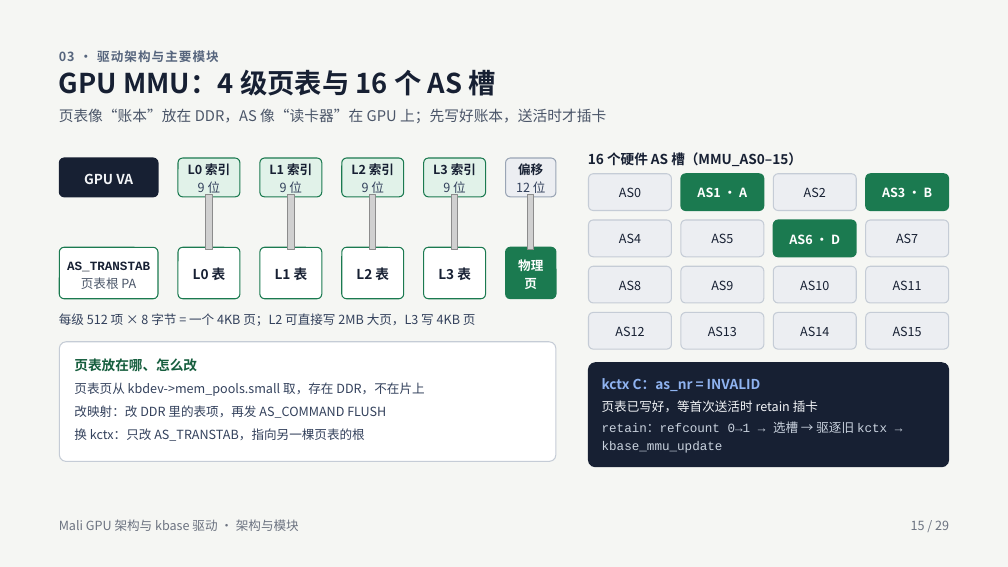
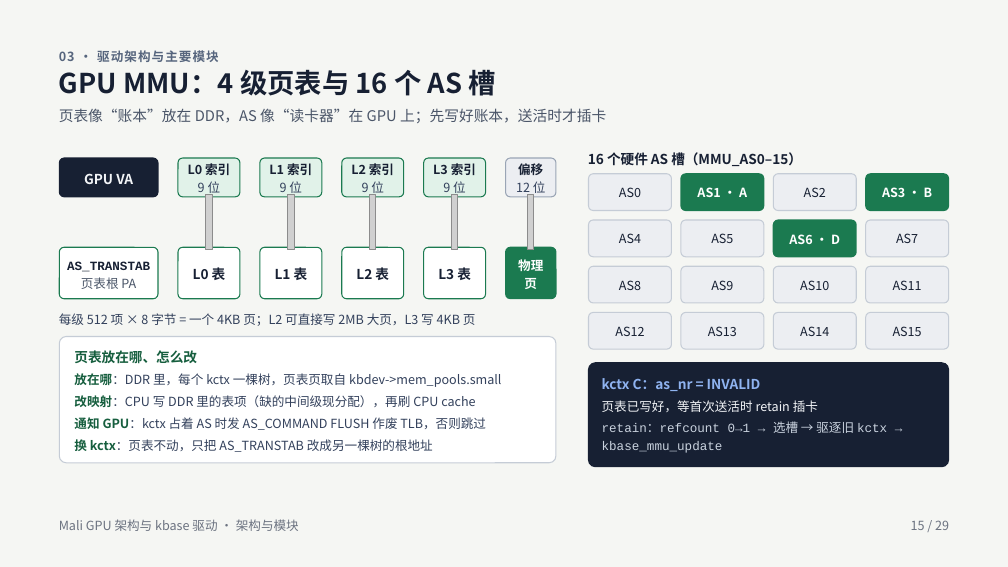
Before and after one commit to firstbird/gpu_graph, a slide deck: slide 15 of Mali GPU 架构与 kbase 驱动原理.pptx. Drawn at 1008x567 pixels with LibreOffice and Linux fonts; fonts in the diff are those of the drawing; grey boxes stand for pictures; background and template pictures are left out. Boxes give left, top, right and bottom in pixels: in the first picture for what was removed or moved away, otherwise in the second. Text is boxed around its words. In the diff, an @@ line names an element or a change of style, - is before the commit and + after.

Commit message:
ppt update

```diff
--- a/Mali GPU 架构与 kbase 驱动原理.pptx
+++ b/Mali GPU 架构与 kbase 驱动原理.pptx
@@ rounded rectangle: place and size @@
-rounded rectangle at (59,342,556,461)
+rounded rectangle at (59,337,556,463)
@@ rounded rectangle at (59,337,556,463): proportions changed @@
@@ text "页表放在哪、怎么改": place and size @@
-text "页表放在哪、怎么改" at (74,358,197,372)
+text "页表放在哪、怎么改" at (74,350,197,364)
@@ text at (74,373,501,387): text changed @@
-页表页从 kbdev->mem_pools.small 取，存在 DDR，不在片上
+放在哪：DDR 里，每个 kctx 一棵树，页表页取自 kbdev->mem_pools.small
@@ text at (74,395,475,407): text changed @@
-改映射：改 DDR 里的表项，再发 AS_COMMAND FLUSH
+改映射：CPU 写 DDR 里的表项（缺的中间级现分配），再刷 CPU cache
@@ text added at (74,415,486,432), 12 pt, text #33415C @@
+通知 GPU：kctx 占着 AS 时发 AS_COMMAND FLUSH 作废 TLB，否则跳过
@@ text at (74,437,433,454): text changed @@
-换 kctx：只改 AS_TRANSTAB，指向另一棵页表的根
+换 kctx：页表不动，只把 AS_TRANSTAB 改成另一棵树的根地址
```
Also in this commit, not shown: 1 other slide changed, 1 other file.
